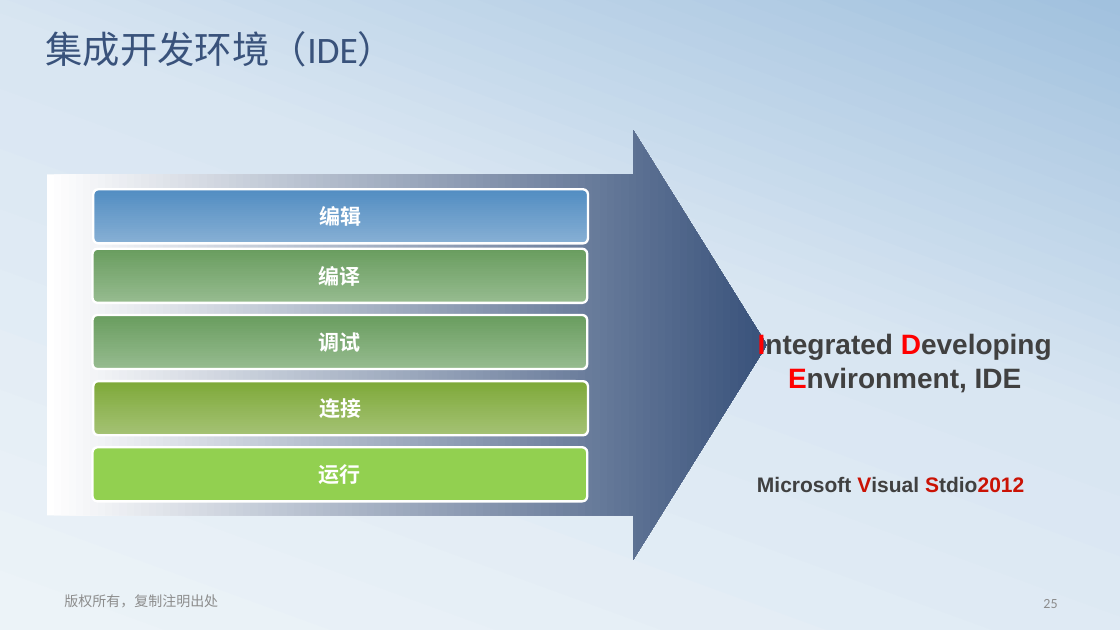
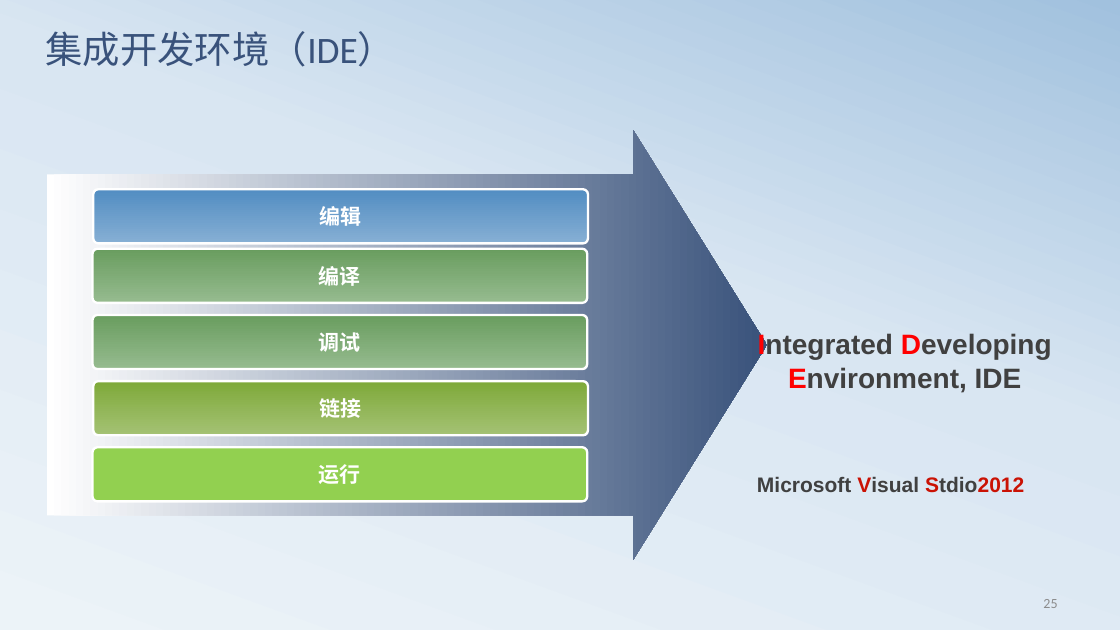
Before and after one commit to edu2act/course-C, a slide deck: slide 26 of materials/slides/chapt01.pptx. Drawn at 1120x630 pixels with LibreOffice and Linux fonts; fonts in the diff are those of the drawing. Boxes give left, top, right and bottom in pixels: in the first picture for what was removed or moved away, otherwise in the second. Text is boxed around its words. In the diff, an @@ line names an element or a change of style, - is before the commit and + after.

```diff
--- a/materials/slides/chapt01.pptx
+++ b/materials/slides/chapt01.pptx
@@ text in rounded rectangle at box(320, 398, 362, 418): text changed @@
-连接
+链接
@@ text removed at box(64, 594, 218, 607) @@
-版权所有，复制注明出处
```
Also in this commit, not shown: 9 other slides changed, 3 other files.
